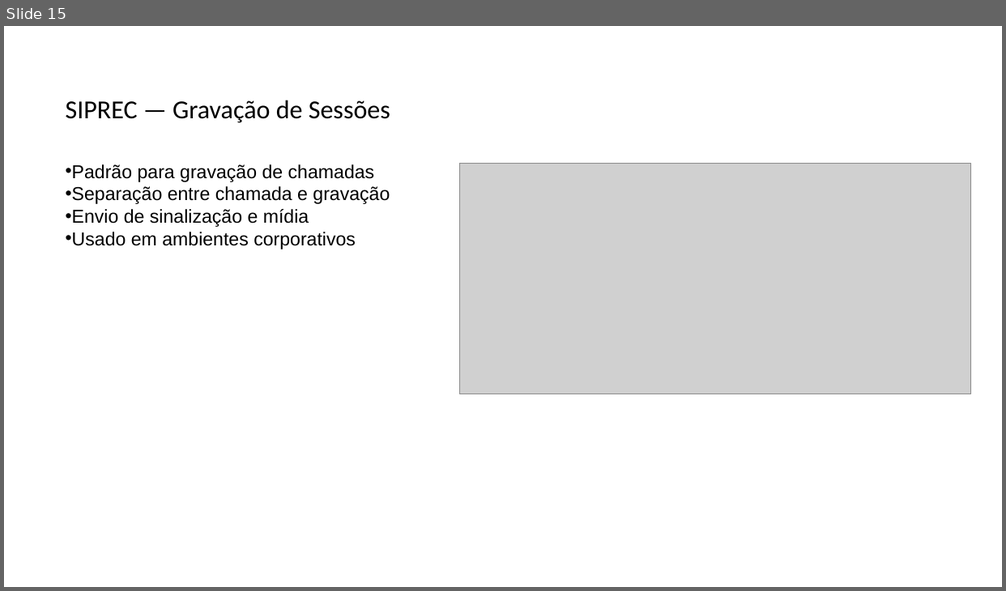
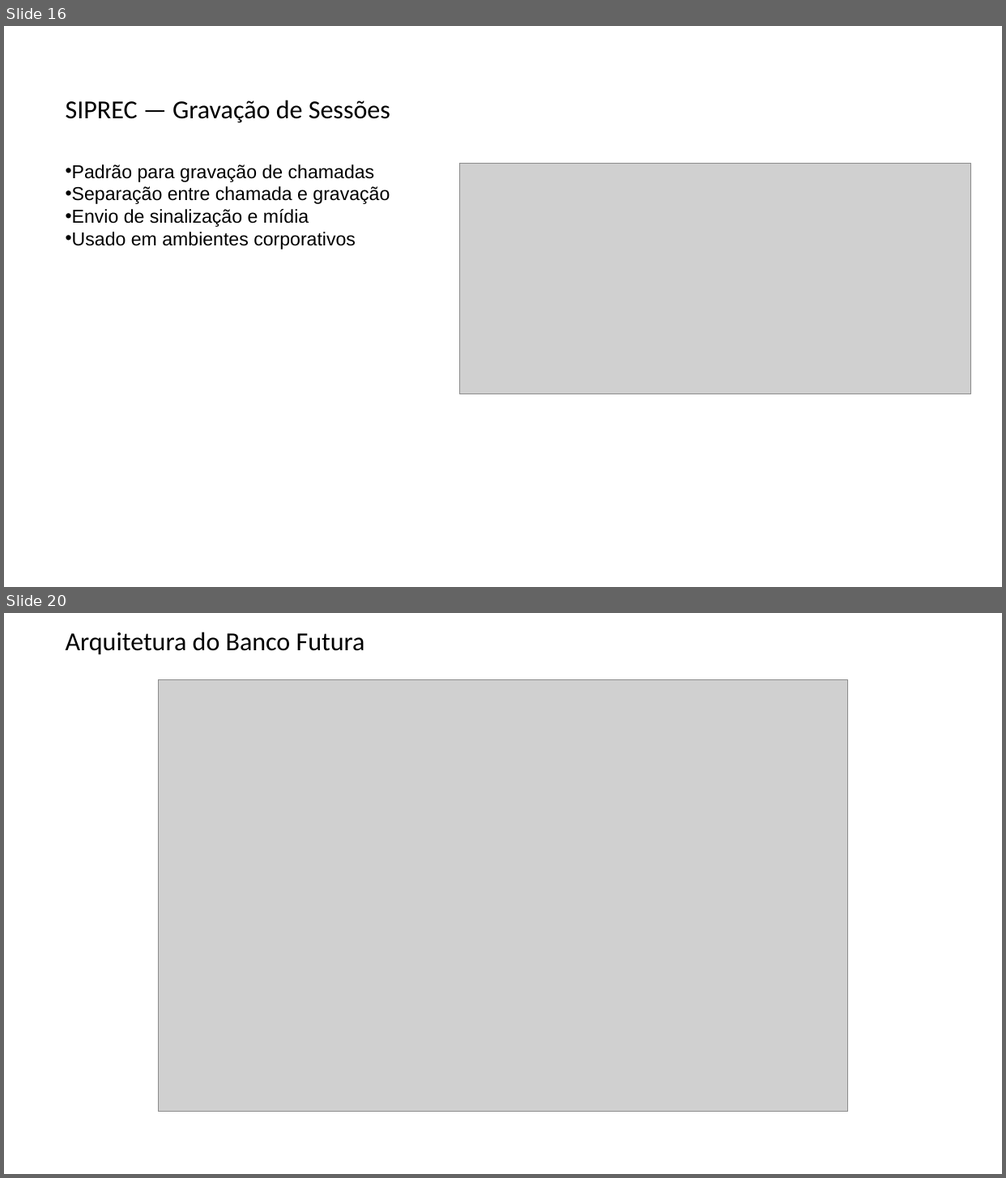
Before and after one commit to maiconrogerrosario/siprec_server, a slide deck: Arquitetura de Telefonia.pptx. Shown one above the other, each under a label of ours: slide 15 before the commit, slides 16 and 20 after it; the slides between them are not shown. The pictures are 1006x591 and 1006x1178 pixels, drawn with LibreOffice and Linux fonts; fonts in the diff are those of the drawing; grey boxes stand for pictures. Boxes give left, top, right and bottom in pixels: in the first picture for what was removed or moved away, otherwise in the second. Text is boxed around its words. In the diff, an @@ line names an element or a change of style, - is before the commit and + after.

```diff
--- a/Arquitetura de Telefonia.pptx
+++ b/Arquitetura de Telefonia.pptx
@@ slide 20 added at (4,613,1002,1174), background #FFFFFF @@
@@ text added at (66,632,365,655), 25 pt, text #000000 @@
+Arquitetura do Banco Futura
@@ picture added at (158,680,849,1112) @@
@@ what was slide 15 is now slide 16 @@
```
Also in this commit, not shown: 2 slides changed, 4 other slides added, 1 slide removed.
